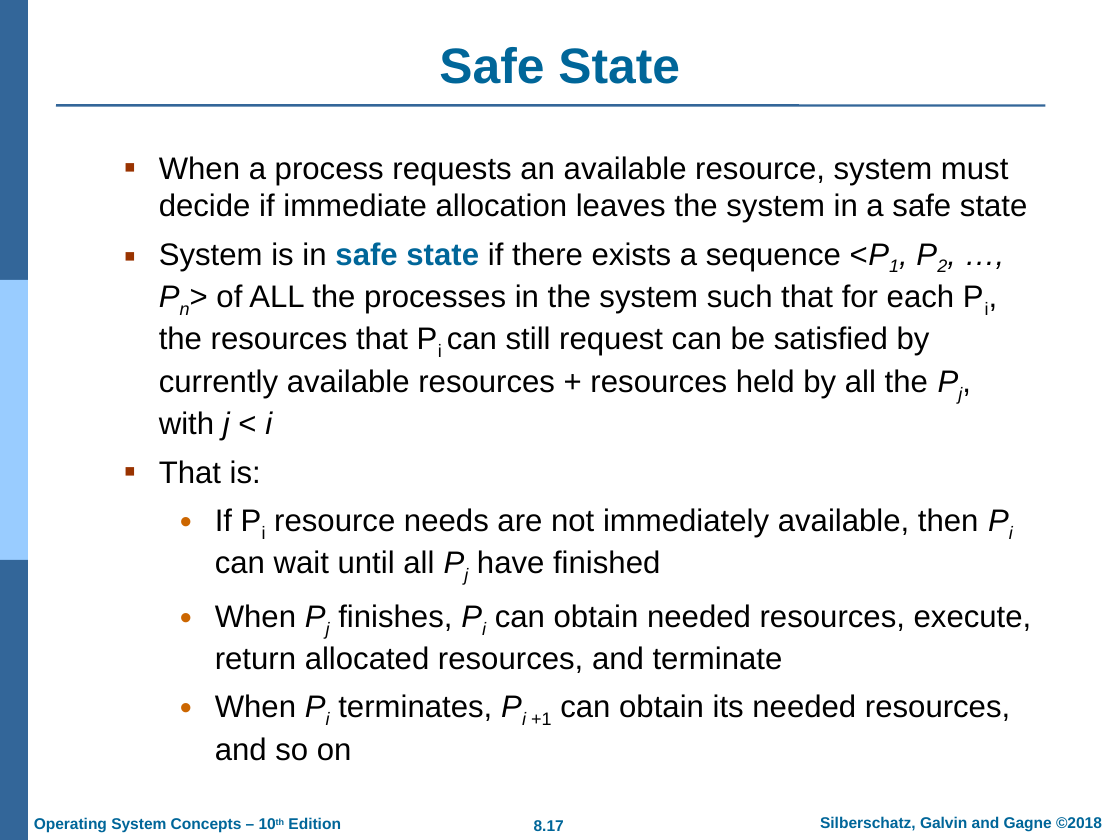
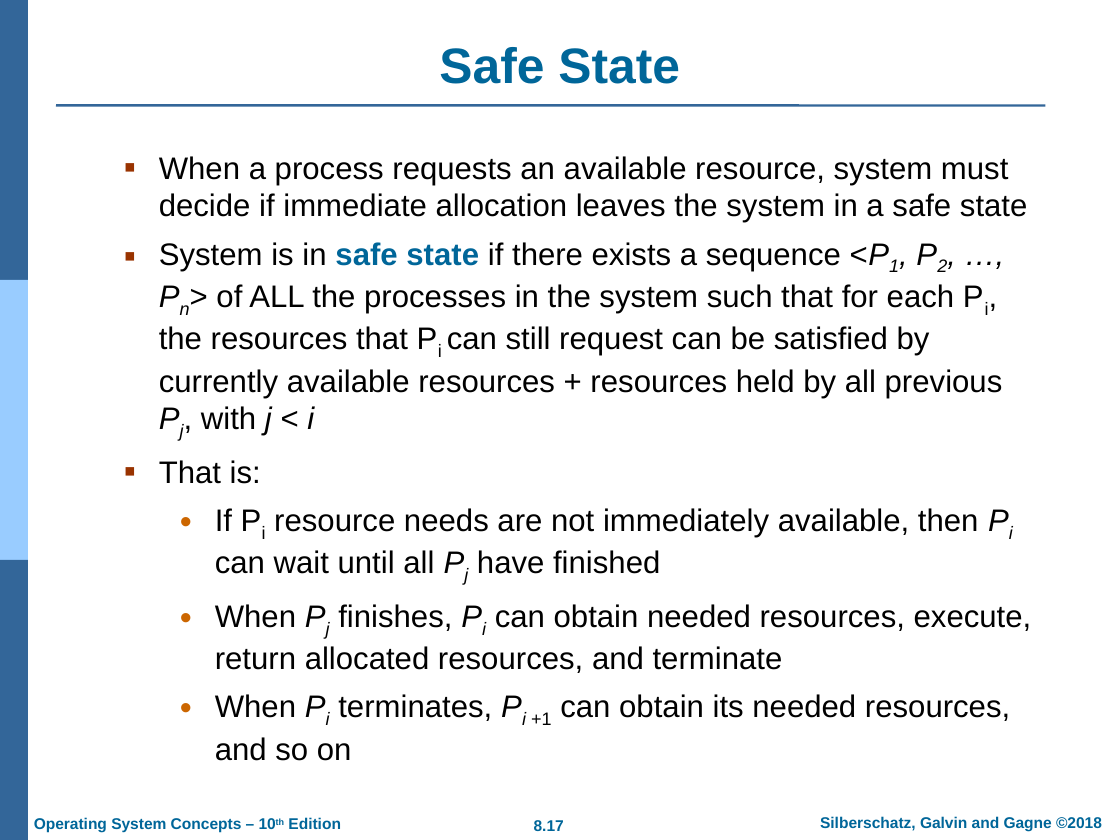
Before and after one commit to chriswjh/chriswjh.github.io, a slide deck: slide 17 of OSu/Chap08.pptx. Drawn at 1120x840 pixels with LibreOffice and Linux fonts; fonts in the diff are those of the drawing; background and template pictures are left out. Boxes give left, top, right and bottom in pixels: in the first picture for what was removed or moved away, otherwise in the second. Text is boxed around its words. In the diff, an @@ line names an element or a change of style, - is before the commit and + after.

```diff
--- a/OSu/Chap08.pptx
+++ b/OSu/Chap08.pptx
@@ text at (159, 242, 1003, 435): text changed @@
-▪ System is in safe state if there exists a sequence <P1, P2, …, Pn> of ALL the processes in the system such that for each Pi, the resources that Pi can still request can be satisfied by currently available resources + resources held by all the Pj, with j < i
+▪ System is in safe state if there exists a sequence <P1, P2, …, Pn> of ALL the processes in the system such that for each Pi, the resources that Pi can still request can be satisfied by currently available resources + resources held by all previous Pj, with j < i
```
Also in this commit, not shown: 4 other slides changed, 5 other files.
